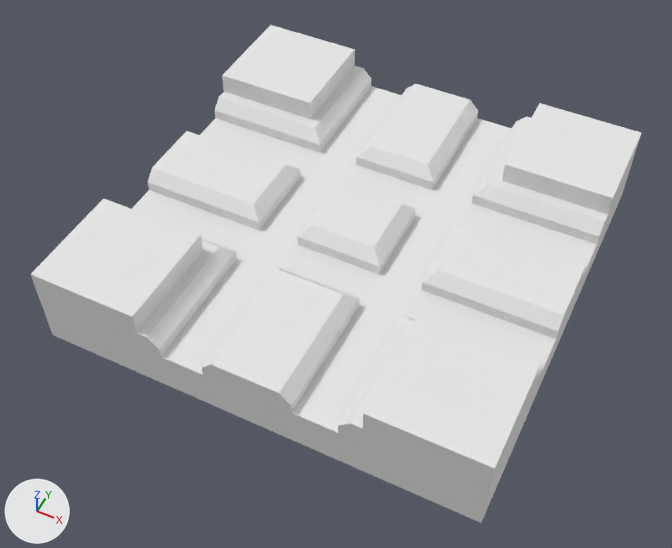
Two versions of the OBJ model The_Dune_Project/Assets/Models/env/Modular Temple/Puzzle_Track_Standard_Cross.obj, one commit apart.
Both versions are drawn from a 50 mm camera at (0.623, -1.354, 1.416) aimed at (-0.011, -0.088, -0.166). Every picture has the same lights, and +X, +Y and +Z are marked at lower left. Where no turn or scale is listed for an object, it has been applied to the vertices.

Before the edit, the objects in view are built like this:
```python
mat_sandstone_4 = principled_material('Sandstone_4')
mat_sandstone_4.base_color = (0.8, 0.8, 0.8)  # white #e7e7e7
mat_sandstone_4.roughness = 1.0
mat_sandstone_5 = principled_material('Sandstone_5')
mat_sandstone_5.base_color = (0.8, 0.8, 0.8)  # white #e7e7e7
mat_sandstone_5.roughness = 1.0
me_object1 = bpy.data.meshes.new('object1')
me_object1.from_pydata(...)  # 132 vertices, 260 faces; spans x -0.5..0.5, y -0.5..0.5, z -0.2..0.0
# faces by material slot: [126, 36, 90, 8]
me_object1.materials.append(mat_sandstone_4)  # white #e7e7e7
me_object1.materials.append(mat_sandstone_5)  # white #e7e7e7
me_object1.materials.append(mat_sandstone_trim)  # white #e7e7e7
me_object1.materials.append(mat_sandstone_floor)  # white #e7e7e7
ob_object1 = bpy.data.objects.new('object1', me_object1)
ob_object1.location = (0.0, 0.0, 0.0)
```
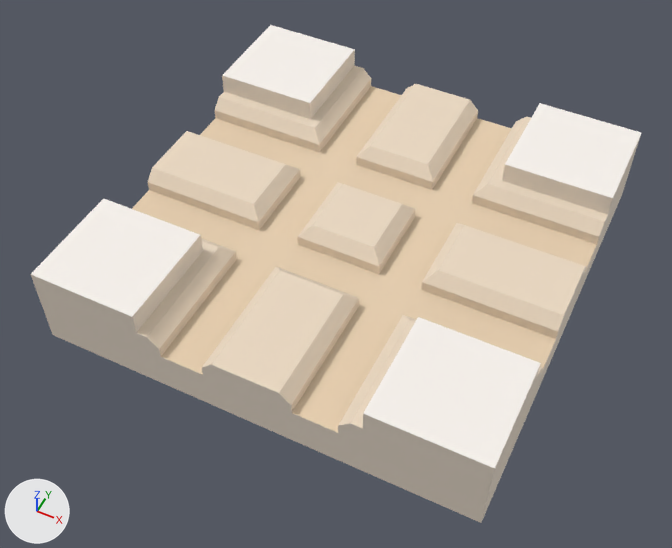
Changed parts and their boxes (x1, y1, x2, y2) in the pictures (672 x 548 px):
'object1', recoloured
    both: (31, 25, 641, 523)

The edits, one by one:
Material 'Sandstone_4' (mat_sandstone_4) changes colour from white #e7e7e7 to beige #ecdac3; in linear values from (0.8, 0.8, 0.8) to (0.835, 0.698, 0.545).
Material 'Sandstone_5' (mat_sandstone_5) changes colour from white #e7e7e7 to beige #e7cfb1; in linear values from (0.8, 0.8, 0.8) to (0.8, 0.627, 0.439).
